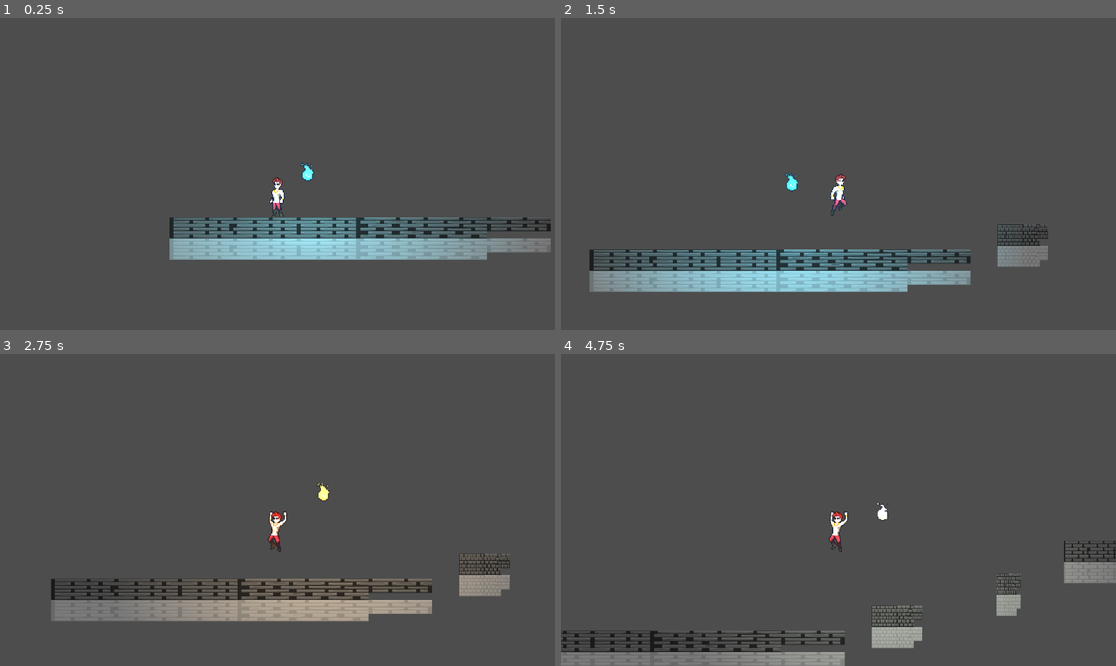
Above: before the commit, frames 1-4 (two rows, left to right).
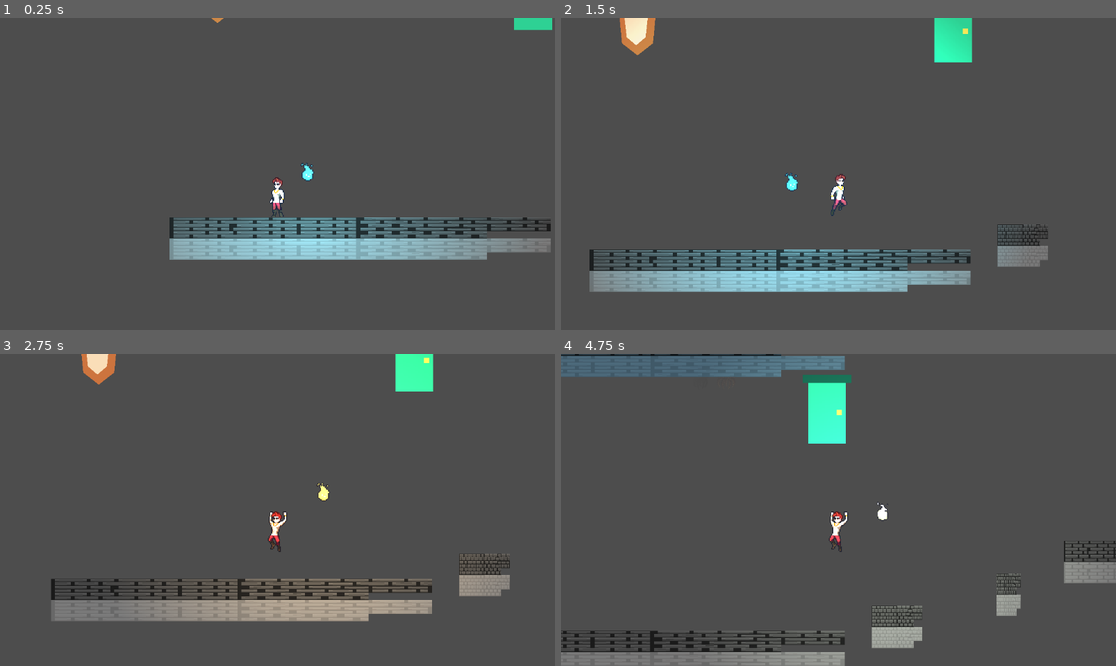
Above: after the commit, the same moments.

Repository: marioccomp/light-devil
Game: Godot game, scene res://scenes/levels/level_02.tscn
Same seed, same stepped clock (60 frames per second), same inputs: the game is played once before the commit and once after it. This scene is started directly instead of the project's main scene.
Inputs:
- Up to frame 1 (0.25 s): no input
- Up to frame 2 (1.5 s): hold Right (move_right) from 0.53 s (still down); tap W (jump) at 0.6, 0.77, 1.07, 1.35 s
- Up to frame 3 (2.75 s): tap W (jump) at 1.52, 1.82, 2.1 s; release Right (move_right) at 2.03 s; hold A (move_left) from 2.03 s (still down)
- Up to frame 4 (4.75 s): release A (move_left) at 2.78 s; hold Right (move_right) 2.78-4.28 s; tap W (jump) at 2.85, 3.02, 3.32, 3.6, 3.77, 4.07, 4.35, 4.52 s; hold A (move_left) from 4.28 s (still down)

The runs differ from the first frame. In frame 1, 0.3% of the frame differs, in the area x 38-100%, y 0-5%; in frame 2, 1.6%; in frame 3, 1.3%; in frame 4, 5.0%, in the area x 0-53%, y 0-29%.

Commit message:
fase 1 base pronta

Diff:
--- a/scenes/levels/level_02.tscn
+++ b/scenes/levels/level_02.tscn
@@ -6,6 +6,11 @@
 [ext_resource type="Script" uid="uid://d1kia3a7mo2l7" path="res://scripts/trap_block.gd" id="4_trap_block"]
 [ext_resource type="Script" uid="uid://cutr5lrhap1ng" path="res://scripts/trap_trigger.gd" id="5_trap_trigger"]
 [ext_resource type="Texture2D" uid="uid://cok808ubo4obo" path="res://assets/hazards/falling/boulder.png" id="6_boulder"]
+[ext_resource type="Script" uid="uid://rniybenbnf3e" path="res://scripts/gravity_portal.gd" id="7_gravity_portal"]
+[ext_resource type="Script" uid="uid://doa5elu8n3ep5" path="res://scripts/gravity_inverter_floor.gd" id="8_gravity_inverter_floor"]
+[ext_resource type="Script" uid="uid://b7gjvvinxwadw" path="res://scripts/finish_level_door.gd" id="9_finish_level_door"]
+[ext_resource type="Script" uid="uid://4k7o0facxalq" path="res://scripts/death_zone.gd" id="10_death_zone"]
+[ext_resource type="Texture2D" uid="uid://b6o6se34wnkxx" path="res://assets/dungeon/hazards/armadilha2.png" id="12_hidden_spike_style"]
 
 [sub_resource type="RectangleShape2D" id="RectangleShape2D_floor"]
 size = Vector2(561.5, 61)
@@ -17,7 +22,7 @@
 size = Vector2(105.5, 96)
 
 [sub_resource type="RectangleShape2D" id="RectangleShape2D_a3l5x"]
-size = Vector2(61.75, 141)
+size = Vector2(79.875, 141)
 
 [sub_resource type="RectangleShape2D" id="RectangleShape2D_vq1pa"]
 size = Vector2(72.49997, 64)
@@ -126,6 +131,24 @@
 [sub_resource type="RectangleShape2D" id="RectangleShape2D_trap_trigger"]
 size = Vector2(40, 120)
 
+[sub_resource type="RectangleShape2D" id="RectangleShape2D_portal"]
+size = Vector2(54, 118)
+
+[sub_resource type="RectangleShape2D" id="RectangleShape2D_gravity_floor"]
+size = Vector2(561.5, 64)
+
+[sub_resource type="RectangleShape2D" id="RectangleShape2D_gravity_floor_zone"]
+size = Vector2(561.5, 96)
+
+[sub_resource type="CanvasItemMaterial" id="CanvasItemMaterial_hidden_spike"]
+light_mode = 2
+
+[sub_resource type="RectangleShape2D" id="RectangleShape2D_hidden_spike_style"]
+size = Vector2(1138.4479, 463.82635)
+
+[sub_resource type="RectangleShape2D" id="RectangleShape2D_finish_door"]
+size = Vector2(56, 96)
+
 [node name="Level02" type="Node2D" unique_id=1011825014]
 
 [node name="Floor" type="StaticBody2D" parent="." unique_id=1183913745]
@@ -162,7 +185,7 @@
 shape = SubResource("RectangleShape2D_inverted_zone")
 
 [node name="CollisionShape2D2" type="CollisionShape2D" parent="Floor2/InvertedControlsZone" unique_id=676929401]
-position = Vector2(218, -157.5)
+position = Vector2(208.9375, -157.5)
 shape = SubResource("RectangleShape2D_a3l5x")
 
 [node name="Floor3" type="StaticBody2D" parent="." unique_id=553132813]
@@ -223,5 +246,123 @@
 [node name="CollisionShape2D" type="CollisionShape2D" parent="TriggerFloor4" unique_id=561668108]
 shape = SubResource("RectangleShape2D_trap_trigger")
 
+[node name="GravityPortalEntry" type="Area2D" parent="." unique_id=1333169720]
+position = Vector2(1080, 279)
+script = ExtResource("7_gravity_portal")
+target_marker_path = NodePath("../GravityPortalExit/SpawnPoint")
+
+[node name="CollisionShape2D" type="CollisionShape2D" parent="GravityPortalEntry" unique_id=578988819]
+shape = SubResource("RectangleShape2D_portal")
+
+[node name="Visual" type="Polygon2D" parent="GravityPortalEntry" unique_id=748782420]
+z_index = 20
+color = Color(0.197, 0.78, 1, 0.72)
+polygon = PackedVector2Array(0, -60, 23, -42, 27, 0, 23, 42, 0, 60, -23, 42, -27, 0, -23, -42)
+
+[node name="Core" type="Polygon2D" parent="GravityPortalEntry" unique_id=259474068]
+z_index = 21
+color = Color(0.86, 0.98, 1, 0.9)
+polygon = PackedVector2Array(0, -39, 14, -27, 17, 0, 14, 27, 0, 39, -14, 27, -17, 0, -14, -27)
+
+[node name="GravityPortalExit" type="Area2D" parent="." unique_id=1715734860]
+position = Vector2(281, 136)
+
+[node name="CollisionShape2D" type="CollisionShape2D" parent="GravityPortalExit" unique_id=1022909706]
+position = Vector2(-212, -10)
+shape = SubResource("RectangleShape2D_portal")
+
+[node name="Visual" type="Polygon2D" parent="GravityPortalExit" unique_id=660954892]
+z_index = 20
+position = Vector2(-210, -12)
+color = Color(1, 0.52, 0.22, 0.72)
+polygon = PackedVector2Array(0, -60, 23, -42, 27, 0, 23, 42, 0, 60, -23, 42, -27, 0, -23, -42)
+
+[node name="Core" type="Polygon2D" parent="GravityPortalExit" unique_id=370686087]
+z_index = 21
+position = Vector2(-212, -6)
+color = Color(1, 0.92, 0.78, 0.9)
+polygon = PackedVector2Array(0, -39, 14, -27, 17, 0, 14, 27, 0, 39, -14, 27, -17, 0, -14, -27)
+
+[node name="SpawnPoint" type="Marker2D" parent="GravityPortalExit" unique_id=217640332]
+position = Vector2(-212, -6)
+
+[node name="GravityInverterFloor" type="StaticBody2D" parent="." unique_id=1640318265]
+position = Vector2(281, 101)
+
+[node name="Visual" type="Sprite2D" parent="GravityInverterFloor" unique_id=218870265]
+modulate = Color(0.62, 0.86, 1, 1)
+position = Vector2(2, -37)
+scale = Vector2(5.8854175, 0.6562504)
+texture = ExtResource("2_floor_texture")
+metadata/_edit_use_anchors_ = true
+
+[node name="CollisionShape2D" type="CollisionShape2D" parent="GravityInverterFloor" unique_id=992723111]
+position = Vector2(0, -38)
+shape = SubResource("RectangleShape2D_gravity_floor")
+
+[node name="GravityZone" type="Area2D" parent="GravityInverterFloor" unique_id=1795238925]
+script = ExtResource("8_gravity_inverter_floor")
+
+[node name="CollisionShape2D" type="CollisionShape2D" parent="GravityInverterFloor/GravityZone" unique_id=133733379]
+position = Vector2(1, -52)
+shape = SubResource("RectangleShape2D_gravity_floor_zone")
+
+[node name="HiddenSpike" type="StaticBody2D" parent="GravityInverterFloor" unique_id=1047938962]
+position = Vector2(90, -35)
+
+[node name="Sprite2D" type="Sprite2D" parent="GravityInverterFloor/HiddenSpike" unique_id=1727318367]
+material = SubResource("CanvasItemMaterial_hidden_spike")
+scale = Vector2(0.055338535, -0.05078122)
+texture = ExtResource("12_hidden_spike_style")
+offset = Vector2(0, -848)
+
+[node name="Area2D" type="Area2D" parent="GravityInverterFloor/HiddenSpike/Sprite2D" unique_id=68037636]
+script = ExtResource("10_death_zone")
+
+[node name="CollisionShape2D" type="CollisionShape2D" parent="GravityInverterFloor/HiddenSpike/Sprite2D/Area2D" unique_id=2001144541]
+position = Vector2(54.211754, -827.07733)
+scale = Vector2(0.9999998, 1)
+shape = SubResource("RectangleShape2D_hidden_spike_style")
+
+[node name="FinishDoor" type="Area2D" parent="." unique_id=767239665]
+position = Vector2(539, 146)
+script = ExtResource("9_finish_level_door")
+
+[node name="CollisionShape2D" type="CollisionShape2D" parent="FinishDoor" unique_id=1275639496]
+shape = SubResource("RectangleShape2D_finish_door")
+
+[node name="Visual" type="ColorRect" parent="FinishDoor" unique_id=1650275973]
+offset_left = -28.0
+offset_top = -48.0
+offset_right = 28.0
+offset_bottom = 48.0
+color = Color(0.18, 0.82, 0.58, 1)
+metadata/_edit_use_anchors_ = true
+
+[node name="Top" type="ColorRect" parent="FinishDoor" unique_id=890851277]
+offset_left = -36.0
+offset_top = -54.0
+offset_right = 36.0
+offset_bottom = -42.0
+color = Color(0.08, 0.34, 0.27, 1)
+metadata/_edit_use_anchors_ = true
+
+[node name="Knob" type="ColorRect" parent="FinishDoor" unique_id=1108975136]
+offset_left = 14.0
+offset_top = -2.0
+offset_right = 22.0
+offset_bottom = 6.0
+color = Color(0.95, 0.88, 0.34, 1)
+metadata/_edit_use_anchors_ = true
+
+[node name="FinishLabel" type="Label" parent="." unique_id=1810537026]
+visible = false
+offset_left = 258.0
+offset_top = 130.0
+offset_right = 258.0
+offset_bottom = 130.0
+theme_override_font_sizes/font_size = 32
+text = "Fase concluída"
+
 [node name="Player" parent="." unique_id=544954080 instance=ExtResource("1_player")]
 position = Vector2(160, 456)
--- /dev/null
+++ b/scripts/finish_level_door.gd
@@ -0,0 +1,31 @@
+extends Area2D
+
+@export var finish_label_path: NodePath = NodePath("../FinishLabel")
+
+@onready var finish_label: Label = get_node_or_null(finish_label_path) as Label
+
+var finished := false
+
+
+func _ready() -> void:
+	body_entered.connect(_on_body_entered)
+
+
+func _on_body_entered(body: Node2D) -> void:
+	if finished:
+		return
+
+	if body.name != "Player":
+		return
+
+	finished = true
+	set_deferred("monitoring", false)
+
+	if body.has_method("lock_movement"):
+		body.lock_movement()
+
+	if body is CharacterBody2D:
+		(body as CharacterBody2D).velocity = Vector2.ZERO
+
+	if finish_label != null:
+		finish_label.visible = true
--- /dev/null
+++ b/scripts/gravity_inverter_floor.gd
@@ -0,0 +1,12 @@
+extends Area2D
+
+@export var invert_gravity := true
+
+
+func _ready() -> void:
+	body_entered.connect(_on_body_entered)
+
+
+func _on_body_entered(body: Node2D) -> void:
+	if body.has_method("set_gravity_inverted"):
+		body.set_gravity_inverted(invert_gravity)
--- /dev/null
+++ b/scripts/gravity_portal.gd
@@ -0,0 +1,41 @@
+extends Area2D
+
+@export var target_marker_path: NodePath
+@export var invert_gravity_on_enter := true
+@export var exit_lock_time := 0.08
+
+@onready var target_marker: Node2D = get_node_or_null(target_marker_path) as Node2D
+
+
+func _ready() -> void:
+	body_entered.connect(_on_body_entered)
+
+
+func _on_body_entered(body: Node2D) -> void:
+	if target_marker == null:
+		return
+
+	if body.has_method("set_gravity_inverted"):
+		body.set_gravity_inverted(invert_gravity_on_enter)
+
+	if body is CharacterBody2D:
+		(body as CharacterBody2D).velocity = Vector2.ZERO
+
+	if body.has_method("lock_movement"):
+		body.lock_movement()
+
+	body.global_position = target_marker.global_position
+
+	if body is CharacterBody2D:
+		(body as CharacterBody2D).velocity = Vector2.ZERO
+
+	if exit_lock_time > 0.0:
+		await get_tree().create_timer(exit_lock_time).timeout
+	else:
+		await get_tree().process_frame
+
+	if body is CharacterBody2D:
+		(body as CharacterBody2D).velocity = Vector2.ZERO
+
+	if body.has_method("unlock_movement"):
+		body.unlock_movement()
--- a/scripts/player.gd
+++ b/scripts/player.gd
@@ -11,9 +11,13 @@
 var input_locked := false
 var dead := false
 var controls_inverted := false
+var gravity_inverted := false
+var gravity_sign := 1.0
 
 
 func _ready() -> void:
+	up_direction = Vector2.UP
+
 	if visual != null:
 		visual.visible = false
 
@@ -48,13 +52,15 @@
 		_set_facing_left(true)
 
 	if not is_on_floor():
-		velocity.y += gravity * delta
+		velocity.y += gravity * gravity_sign * delta
 	else:
-		if velocity.y > 0:
+		if gravity_sign > 0.0 and velocity.y > 0:
+			velocity.y = 0
+		elif gravity_sign < 0.0 and velocity.y < 0:
 			velocity.y = 0
 
 	if Input.is_action_just_pressed("jump") and is_on_floor():
-		velocity.y = jump_force
+		velocity.y = jump_force * gravity_sign
 
 	move_and_slide()
 
@@ -72,7 +78,7 @@
 		return
 
 	if not is_on_floor():
-		if velocity.y < 0:
+		if velocity.y * gravity_sign < 0:
 			_play_anim("jump")
 		else:
 			_play_anim("fall")
@@ -122,6 +128,17 @@
 	controls_inverted = enabled
 
 
+func set_gravity_inverted(enabled: bool) -> void:
+	gravity_inverted = enabled
+	gravity_sign = -1.0 if gravity_inverted else 1.0
+	up_direction = Vector2.DOWN if gravity_inverted else Vector2.UP
+
+	if anim != null:
+		anim.scale.y = -absf(anim.scale.y) if gravity_inverted else absf(anim.scale.y)
+
+	velocity.y = 0
+
+
 func die() -> void:
 	if dead:
 		return
@@ -148,6 +165,7 @@
 	dead = false
 	input_locked = false
 	controls_inverted = false
+	set_gravity_inverted(false)
 	_play_anim("idle")
 
 
Not shown, added: scripts/finish_level_door.gd.uid
Not shown, added: scripts/gravity_inverter_floor.gd.uid
Not shown, added: scripts/gravity_portal.gd.uid
